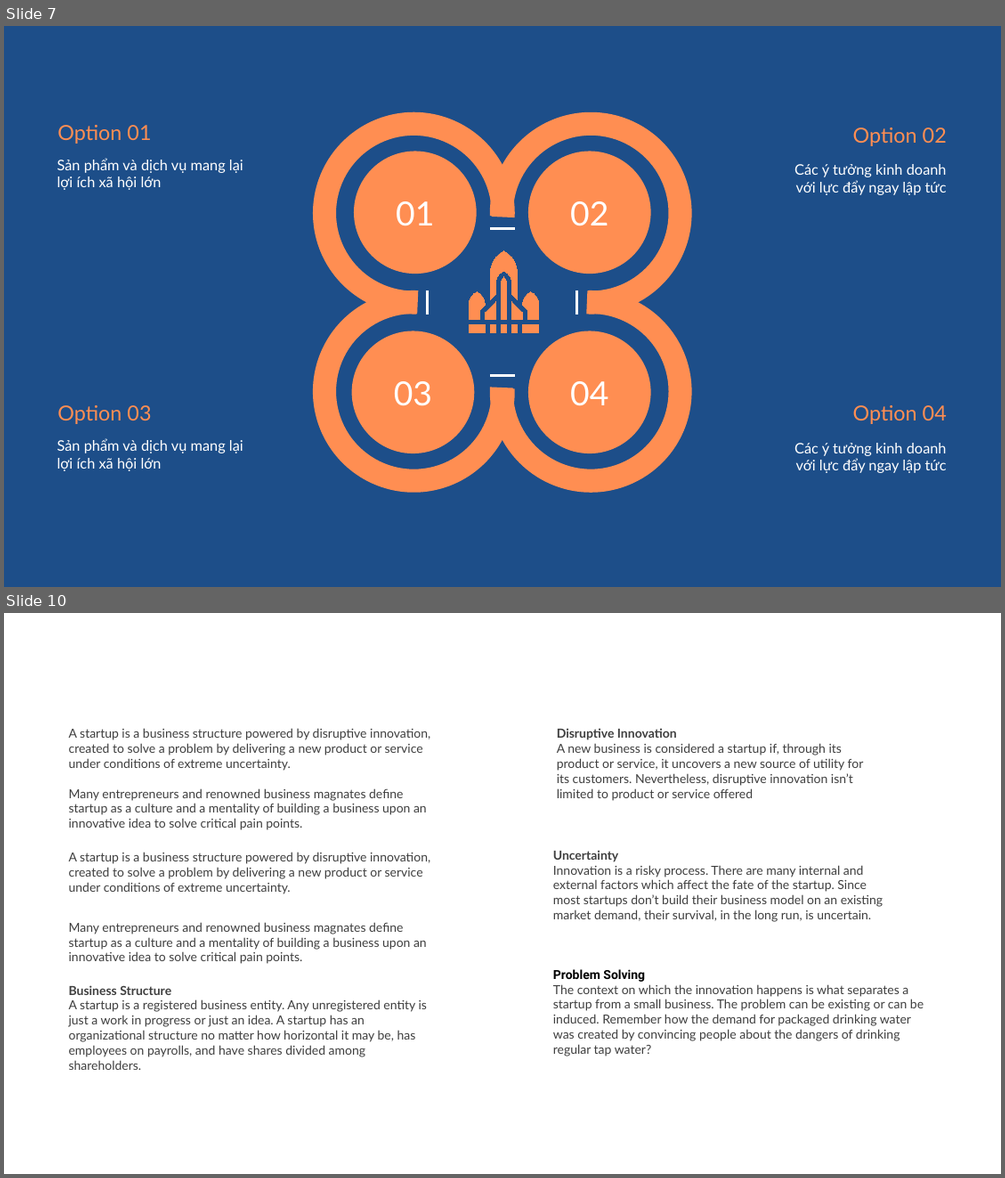
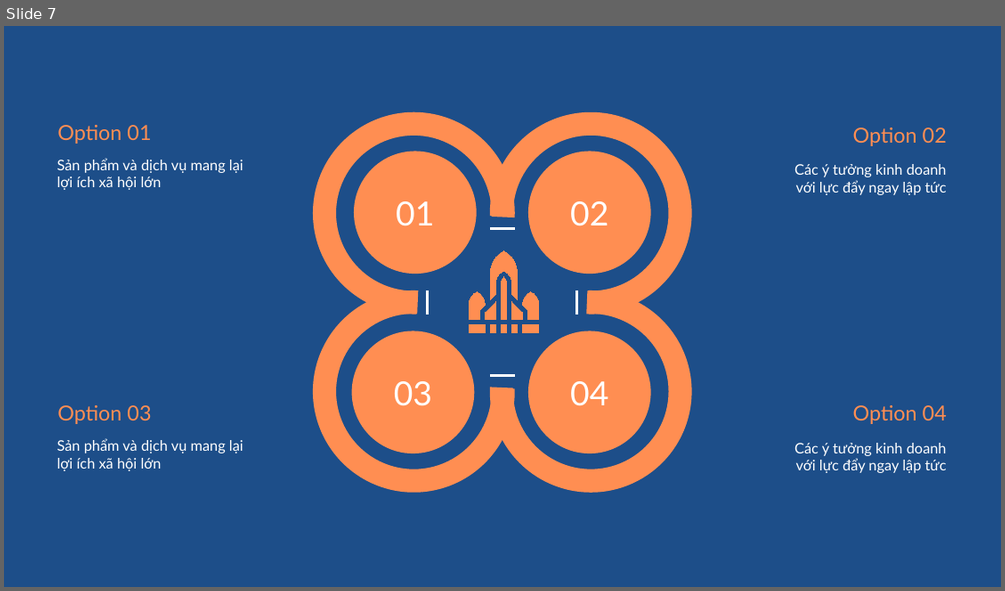
Before and after one commit to tranthanhbinh2603/PPTmasterclassV6_Powerpoint_from_A_to_Z, a slide deck: Khoá 2/Bài 53/Học liệu Infographic.pptx. Shown one above the other, each under a label of ours: slides 7 and 10 before the commit, slide 7 after it; the slides between them are not shown. The pictures are 1005x1178 and 1005x591 pixels, drawn with LibreOffice and Linux fonts; fonts in the diff are those of the drawing. Boxes give left, top, right and bottom in pixels: in the first picture for what was removed or moved away, otherwise in the second. Text is boxed around its words. In the diff, an @@ line names an element or a change of style, - is before the commit and + after.

```diff
--- a/Khoá 2/Bài 53/Học liệu Infographic.pptx
+++ b/Khoá 2/Bài 53/Học liệu Infographic.pptx
@@ slide 10 removed at (4,613,1001,1174), background #FFFFFF @@
@@ text removed at (69,728,430,830) @@
-A startup is a business structure powered by disruptive innovation, created to solve a problem by delivering a new product or service under conditions of extreme uncertainty.
-Many entrepreneurs and renowned business magnates define startup as a culture and a mentality of building a business upon an innovative idea to solve critical pain points.
@@ text removed at (557,728,864,801) @@
-Disruptive Innovation
-A new business is considered a startup if, through its product or service, it uncovers a new source of utility for its customers. Nevertheless, disruptive innovation isn’t limited to product or service offered
@@ text removed at (69,852,430,894) @@
-A startup is a business structure powered by disruptive innovation, created to solve a problem by delivering a new product or service under conditions of extreme uncertainty.
@@ text removed at (553,851,882,922) @@
-Uncertainty
-Innovation is a risky process. There are many internal and external factors which affect the fate of the startup. Since most startups don’t build their business model on an existing market demand, their survival, in the long run, is uncertain.
@@ text removed at (69,922,427,964) @@
-Many entrepreneurs and renowned business magnates define startup as a culture and a mentality of building a business upon an innovative idea to solve critical pain points.
@@ text removed at (69,985,427,1070) @@
-Business Structure
-A startup is a registered business entity. Any unregistered entity is just a work in progress or just an idea. A startup has an organizational structure no matter how horizontal it may be, has employees on payrolls, and have shares divided among shareholders.
@@ text removed at (553,969,923,1056) @@
-Problem Solving
-The context on which the innovation happens is what separates a startup from a small business. The problem can be existing or can be induced. Remember how the demand for packaged drinking water was created by convincing people about the dangers of drinking regular tap water?
```
Also in this commit, not shown: 4 slides added, 9 other slides removed, 1 other file.
